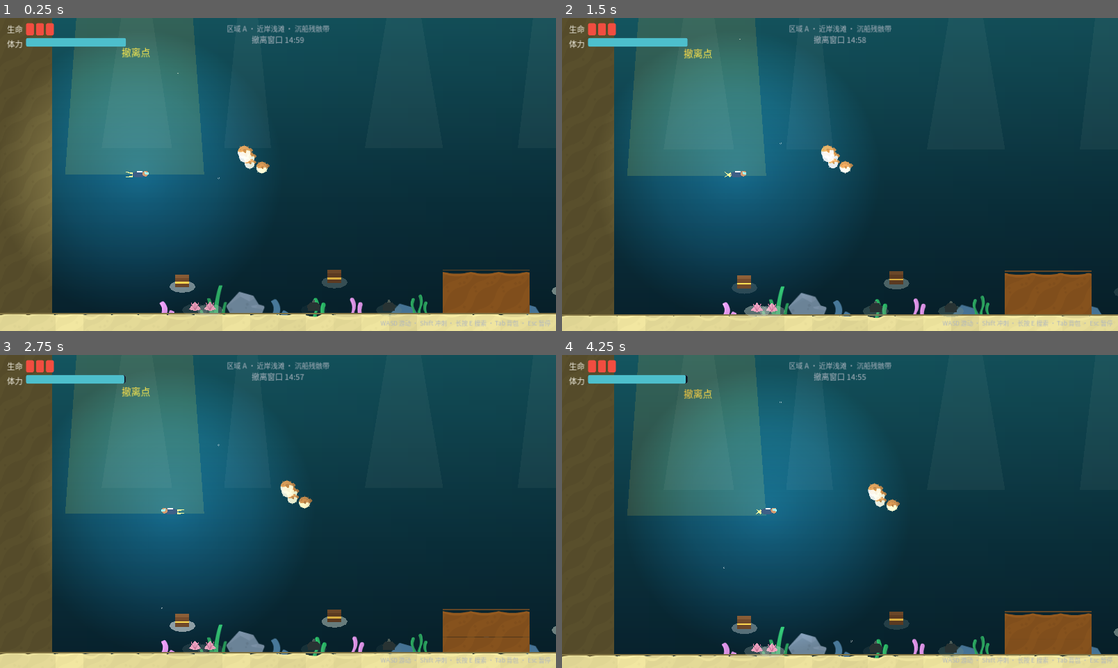
Above: before the commit, frames 1-4 (two rows, left to right).
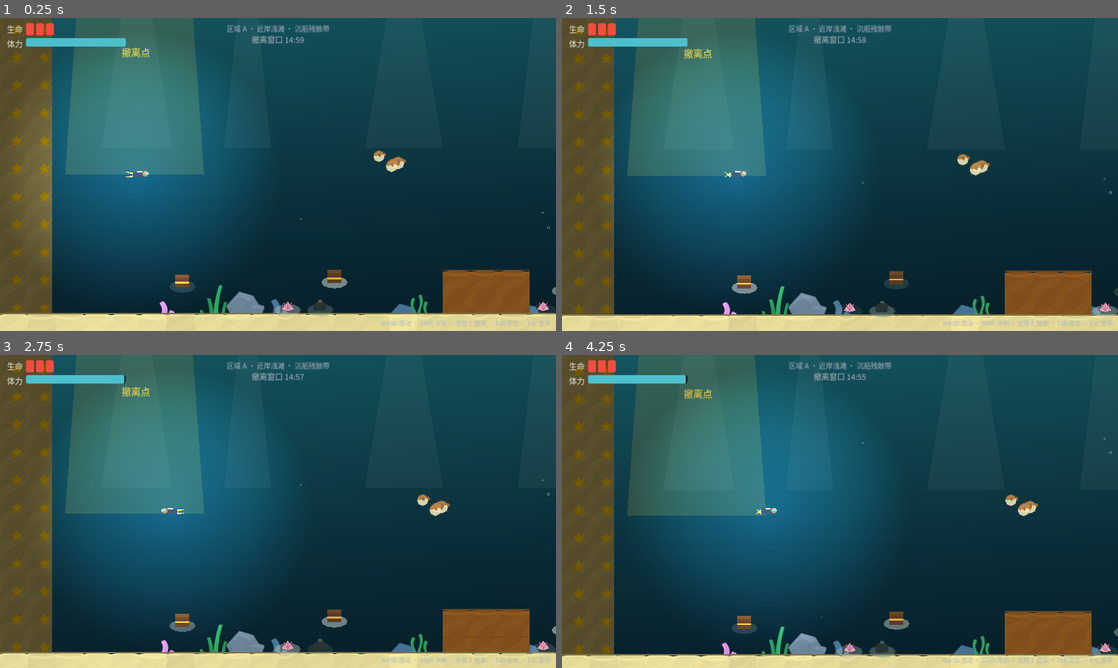
Above: after the commit, the same moments.

Repository: Djjvcgh/deep-sea-scavenger
Game: Godot game, scene res://scenes/underwater.tscn
Same seed, same stepped clock (60 frames per second), same inputs: the game is played once before the commit and once after it. This scene is started directly instead of the project's main scene.
Inputs (mouse positions are in pixels of both pictures, inside the frame that each line leads up to):
- Up to frame 1 (0.25 s): no input
- Up to frame 2 (1.5 s): move the mouse to (962, 158) at 0.52 s; hold D (move_right) from 0.53 s (still down); tap Space (attack) at 0.6 s; click (962, 158) at 0.67 s; tap W (move_up) at 0.77 s; move the mouse to (728, 190) at 1.27 s; tap E (interact) at 1.35 s
- Up to frame 3 (2.75 s): tap W (move_up) at 1.52 s; move the mouse to (333, 442) at 2.02 s; release D (move_right) at 2.03 s; hold A (move_left) from 2.03 s (still down); hold Shift (sprint) from 2.03 s (still down)
- Up to frame 4 (4.25 s): move the mouse to (812, 574) at 2.77 s; release A (move_left) at 2.78 s; release Shift (sprint) at 2.78 s; hold D (move_right) from 2.78 s (still down); tap Space (attack) at 2.85 s; click (812, 574) at 2.92 s; tap W (move_up) at 3.02, 3.77 s; move the mouse to (1006, 558) at 3.52 s; hold E (interact) from 3.53 s (still down)

The runs differ from the first frame. In frame 1, 2.1% of the frame differs, in the area x 0-99%, y 2-96%; in frame 2, 2.1%; in frame 3, 1.9%; in frame 4, 2.2%, in the area x 0-100%, y 3-97%.

Commit message:
V0.4阶段3：随机沉船遗址——商船/海盗船/祭祀船三类模板（甲板口+侧舱门可穿行），变体锚点种子激活0~2艘，5件新高价值宝物与沉船掉落池，发现提示与祭祀惊鲨事件

Diff:
--- a/scripts/item_db.gd
+++ b/scripts/item_db.gd
@@ -42,6 +42,27 @@
 	"cursed_idol": {
 		"name": "诅咒神像", "value": 280, "slots": 5, "search_time": 7.0,
 		"color": Color(0.62, 0.32, 0.78), "rare": true,
+	},
+	# ---- V0.4 沉船高价值宝物（洞穴海蛇掉落 深海蛇珠） ----
+	"captain_compass": {
+		"name": "船长罗盘", "value": 220, "slots": 2, "search_time": 4.0,
+		"color": Color(0.9, 0.62, 0.2), "rare": true,
+	},
+	"gold_sextant": {
+		"name": "黄金六分仪", "value": 360, "slots": 3, "search_time": 5.0,
+		"color": Color(0.95, 0.72, 0.18), "rare": true,
+	},
+	"ritual_relic": {
+		"name": "古代祭祀遗物", "value": 420, "slots": 4, "search_time": 6.0,
+		"color": Color(0.4, 0.85, 0.8), "rare": true,
+	},
+	"cursed_relic": {
+		"name": "诅咒宝物", "value": 340, "slots": 3, "search_time": 6.0,
+		"color": Color(0.55, 0.25, 0.66), "rare": true,
+	},
+	"serpent_pearl": {
+		"name": "深海蛇珠", "value": 400, "slots": 3, "search_time": 5.5,
+		"color": Color(0.2, 0.7, 0.62), "rare": true,
 	},
 }
 
@@ -122,3 +143,35 @@
 	"B": {"bronze_coins": 0.15, "silver_platter": 0.45, "gold_cup": 0.40},
 	"C": {"silver_platter": 0.10, "gold_cup": 0.50, "cursed_idol": 0.40},
 }
+
+# ---- V0.4 沉船遗址掉落池（key 对应容器房间：商船货舱/海盗货舱/船长室/祭祀坛） ----
+const WRECK_LOOT := {
+	"merchant": {
+		"count": {2: 6, 3: 4},
+		"pool": {"silver_platter": 0.40, "gold_cup": 0.25, "bronze_coins": 0.20, "old_coin": 0.15},
+		"quality": "B",
+	},
+	"pirate_cargo": {
+		"count": {2: 7, 3: 3},
+		"pool": {"gold_cup": 0.40, "silver_platter": 0.30, "bronze_coins": 0.30},
+		"quality": "B",
+	},
+	"pirate_captain": {
+		"count": {1: 1},
+		"pool": {"captain_compass": 0.55, "gold_sextant": 0.45},
+		"bonus_pool": {"gold_cup": 0.6, "silver_platter": 0.4},
+		"quality": "captain",
+	},
+	"ritual": {
+		"count": {1: 5, 2: 5},
+		"pool": {"ritual_relic": 0.50, "cursed_relic": 0.35, "cursed_idol": 0.15},
+		"quality": "C",
+	},
+}
+
+## 沉船容器品质权重（船长室明显更好；B/C 复用区域宝箱品质表）
+const WRECK_QUALITY_WEIGHTS := {
+	"B": {"worn": 25, "standard": 45, "fine": 25, "pristine": 5},
+	"C": {"worn": 10, "standard": 35, "fine": 35, "pristine": 20},
+	"captain": {"worn": 0, "standard": 25, "fine": 45, "pristine": 30},
+}
--- a/scripts/map_data.gd
+++ b/scripts/map_data.gd
@@ -87,7 +87,7 @@
 	"B": [
 		{
 			"name": "沉船残骸",
-			"solids": [[2250, 700, 550, 250, "wreck"], [2150, 540, 350, 60, "wreck"],
+			"solids": [[2700, 870, 90, 80, "wreck"], [2150, 540, 350, 60, "wreck"],
 				[2900, 150, 50, 280, "wreck"], [2020, 700, 50, 90, "wreck"],
 				[1985, 640, 70, 70, "rock"], [2350, 260, 80, 80, "rock"],
 				[2740, 240, 70, 70, "rock"], [1800, 860, 120, 90, "rock"],
@@ -95,15 +95,17 @@
 			"chests": [Vector2(1950, 880), Vector2(2350, 630), Vector2(2700, 500),
 				Vector2(3050, 880), Vector2(3250, 880)],
 			"patrols": [[1850.0, 2350.0, 400.0], [2850.0, 3350.0, 660.0]],
+			"wreck_anchors": [{"x": 2360.0, "kinds": ["merchant", "pirate", "ritual"]}],
 		},
 		{
 			"name": "双桅废墟",
-			"solids": [[2400, 720, 430, 230, "wreck"], [2350, 560, 500, 60, "wreck"],
+			"solids": [[2650, 560, 200, 60, "wreck"],
 				[2600, 180, 45, 260, "wreck"], [3050, 200, 45, 300, "wreck"],
 				[1850, 700, 90, 140, "rock"], [3260, 690, 80, 80, "rock"]],
 			"chests": [Vector2(1950, 880), Vector2(2250, 620), Vector2(2700, 480),
 				Vector2(3000, 880), Vector2(3300, 880)],
 			"patrols": [[1800.0, 2300.0, 420.0], [2900.0, 3350.0, 620.0]],
+			"wreck_anchors": [{"x": 2425.0, "kinds": ["merchant", "pirate", "ritual"]}],
 		},
 		{
 			"name": "尖塔礁林",
@@ -126,13 +128,14 @@
 		},
 		{
 			"name": "沉船坟场",
-			"solids": [[1800, 780, 250, 170, "wreck"], [2500, 760, 280, 190, "wreck"],
+			"solids": [[1800, 780, 250, 170, "wreck"],
 				[2150, 150, 45, 290, "wreck"], [2700, 150, 45, 240, "wreck"],
 				[1950, 650, 70, 300, "rock"], [3050, 300, 90, 90, "rock"],
 				[3350, 690, 70, 140, "rock"]],
 			"chests": [Vector2(2100, 880), Vector2(2400, 620), Vector2(2750, 500),
 				Vector2(3050, 880), Vector2(3250, 880)],
 			"patrols": [[2320.0, 2800.0, 430.0], [2900.0, 3350.0, 620.0]],
+			"wreck_anchors": [{"x": 2570.0, "kinds": ["merchant", "pirate", "ritual"]}],
 		},
 	],
 	"C": [
@@ -160,9 +163,10 @@
 			"chests": [Vector2(3520, 880), Vector2(3900, 880), Vector2(4170, 880),
 				Vector2(4830, 880)],
 			"patrols": [[3700.0, 4300.0, 800.0], [4620.0, 5050.0, 600.0]],
-		},
-		{
-			"name": "石林回廊",
+			"wreck_anchors": [{"x": 4520.0, "kinds": ["merchant"]}],
+		},
+	{
+		"name": "石林回廊",
 			"solids": [[3700, 520, 80, 240, "rock"], [4100, 540, 80, 200, "rock"],
 				[4500, 520, 90, 260, "rock"], [3950, 520, 60, 140, "rock"],
 				[4700, 650, 240, 160, "rock"]],
@@ -185,6 +189,62 @@
 const LIGHT_SHAFTS := [
 	[150, 90], [420, 60], [760, 100], [1100, 70], [1500, 90],
 ]
+
+
+## ---- V0.4 可探索沉船遗址 ----
+## 模板坐标相对锚点（锚点 = 船体中线与海床顶的交点）。rects 形成封闭船体：
+## 底板 / 两舷（带 58px 侧舱门 y-84..-26，底层爬行道可从船内穿过）/ 甲板（留 ≥46px 入舱口）/ 桅杆。
+## spots 为舱内容器点（相对锚点）。
+const WRECK_TEMPLATES := {
+	"merchant": {
+		"name": "普通商船",
+		"rects": [
+			[-230, -14, 460, 14],
+			[-236, -110, 18, 26], [-236, -26, 18, 12],
+			[218, -110, 18, 26], [218, -26, 18, 12],
+			[-236, -126, 170, 16], [-20, -126, 230, 16], [-60, -220, 14, 94],
+		],
+		"entrance": [-66.0, -20.0],
+		"spots": [Vector2(-120, -44), Vector2(110, -44)],
+		"interior": Rect2(-218, -110, 436, 96),
+	},
+	"pirate": {
+		"name": "海盗船",
+		"rects": [
+			[-280, -14, 560, 14],
+			[-286, -120, 18, 36], [-286, -26, 18, 12],
+			[268, -120, 18, 36], [268, -26, 18, 12],
+			[-286, -136, 190, 16], [-50, -136, 240, 16], [-30, -240, 16, 104],
+			[40, -64, 16, 50],
+		],
+		"entrance": [-96.0, -50.0],
+		"spots": [Vector2(-150, -44), Vector2(180, -44)],
+		"interior": Rect2(-268, -120, 536, 106),
+		"captain_room": Rect2(56, -120, 212, 106),
+	},
+	"ritual": {
+		"name": "祭祀船",
+		"rects": [
+			[-210, -14, 420, 14],
+			[-216, -116, 18, 32], [-216, -26, 18, 12],
+			[198, -116, 18, 32], [198, -26, 18, 12],
+			[-216, -132, 140, 16], [-30, -132, 210, 16], [-70, -226, 14, 94],
+			[-45, -60, 90, 46],
+		],
+		"entrance": [-76.0, -30.0],
+		"spots": [Vector2(0, -92)],
+		"interior": Rect2(-198, -116, 396, 102),
+	},
+}
+
+## 沉船稀有度权重（普通商船 / 海盗船 / 祭祀船），锚点激活时按此选型
+const WRECK_KIND_WEIGHTS := {"merchant": 0.6, "pirate": 0.3, "ritual": 0.1}
+
+## 每个锚点激活为沉船的概率
+const WRECK_ANCHOR_CHANCE := 0.8
+
+## 海床顶 y（沉船锚点所在），B/C 一致
+const WRECK_FLOOR_Y := 950.0
 
 
 ## 共享骨架 + 指定变体的完整实体地形
--- a/scripts/shark_ai.gd
+++ b/scripts/shark_ai.gd
@@ -164,6 +164,15 @@
 	_animate()
 
 
+## 外部事件惊动（如祭祀宝物被扰动）：立刻进入警戒游向玩家。
+func disturb() -> void:
+	if dead or state == State.CHASE or state == State.FLEE:
+		return
+	_alert_left = BalanceRes.SHARK_ALERT_TIME
+	Sfx.play("alert", -4.0)
+	_enter(State.ALERT)
+
+
 func _enter(s: int) -> void:
 	if state == s:
 		return
--- a/scripts/underwater.gd
+++ b/scripts/underwater.gd
@@ -6,6 +6,7 @@
 const BalanceRes := preload("res://scripts/balance.gd")
 const ItemDBRes := preload("res://scripts/item_db.gd")
 const PlayerScript := preload("res://scripts/player.gd")
+const WreckGenRes := preload("res://scripts/wreck_gen.gd")
 
 const ChestScene := preload("res://scenes/treasure_chest.tscn")
 const SharkScene := preload("res://scenes/shark.tscn")
@@ -35,6 +36,14 @@
 	"background_seaweed_c", "background_seaweed_d", "background_seaweed_e",
 	"background_seaweed_f", "background_seaweed_g", "background_seaweed_h"]
 
+# 沉船内容器的展示样式（key 对应 ItemDB.WRECK_LOOT 的房间池）
+const WRECK_CHEST_STYLE := {
+	"merchant": {"name": "货舱宝箱", "glow": Color(0.5, 0.85, 0.85, 0.65)},
+	"pirate_cargo": {"name": "海盗货舱宝箱", "glow": Color(0.95, 0.78, 0.25, 0.75)},
+	"pirate_captain": {"name": "船长室宝箱", "glow": Color(0.98, 0.6, 0.15, 0.85)},
+	"ritual": {"name": "祭祀宝箱", "glow": Color(0.7, 0.4, 0.85, 0.85)},
+}
+
 var player: CharacterBody2D
 var hud: CanvasLayer
 var inventory_panel: CanvasLayer
@@ -50,6 +59,9 @@
 
 var _rng := RandomNumberGenerator.new()
 var _chosen := {}              # zone -> {"index": int, "variant": Dictionary}
+var _wrecks: Array = []        # 本次下潜生成的沉船遗址（WreckGen.generate 结果）
+var _wreck_solids := {}        # zone -> 沉船实体矩形（并入地形系统）
+var _wreck_seen := {}          # 已提示过发现的沉船下标
 var _extract_area: Area2D
 var _seaweeds: Array = []
 var _bubbles: Array = []
@@ -77,6 +89,7 @@
 	_build_terrain()
 	_build_extraction()
 	_spawn_chests()
+	_spawn_wreck_containers()
 	_spawn_containers()
 	_spawn_cache()
 	_spawn_sharks()
@@ -131,6 +144,12 @@
 		var variants: Array = MapDataRes.ZONE_VARIANTS[zone]
 		var index := _rng.randi_range(0, variants.size() - 1)
 		_chosen[zone] = {"index": index, "variant": variants[index]}
+	# 沉船遗址：按种子激活变体锚点（0~2 艘，合法性由变体数据校验保证）
+	_wrecks = WreckGenRes.generate(_rng, _chosen)
+	_wreck_solids = {"A": [], "B": [], "C": []}
+	for w in _wrecks:
+		for r in w["rects"]:
+			_wreck_solids[w["zone"]].append([r.position.x, r.position.y, r.size.x, r.size.y, "wreck"])
 
 
 func get_zone_label() -> String:
@@ -172,7 +191,21 @@
 	if in_extraction and not player.is_searching() and Input.is_action_just_pressed("interact"):
 		_end_dive(true)
 		return
+	_update_wreck_discovery()
 	_update_boss_trigger(delta)
+
+
+## 进入沉船内部时的一次性发现提示。
+func _update_wreck_discovery() -> void:
+	for wi in _wrecks.size():
+		if _wreck_seen.has(wi):
+			continue
+		var interior: Rect2 = _wrecks[wi]["interior"]
+		if interior.has_point(player.global_position):
+			_wreck_seen[wi] = true
+			var wname: String = MapDataRes.WRECK_TEMPLATES[_wrecks[wi]["kind"]]["name"]
+			hud.spawn_notice("发现沉船遗址：%s" % wname, UICommon.GOLD)
+			Sfx.play("click", -4.0)
 
 
 ## 携带诅咒神像时，深渊巨影会在短暂延迟后苏醒。
@@ -314,6 +347,71 @@
 				"loot": _make_chest_provider(zone),
 				"glow": ZONE_GLOWS[zone],
 			})
+
+
+## 沉船遗址：舱体阴影 + 舱内可搜索容器（掉落来自 WRECK_LOOT 房间池）。
+func _spawn_wreck_containers() -> void:
+	for wi in _wrecks.size():
+		var wreck: Dictionary = _wrecks[wi]
+		var interior: Rect2 = wreck["interior"]
+		var shadow := Polygon2D.new()
+		shadow.polygon = PackedVector2Array([
+			interior.position, interior.position + Vector2(interior.size.x, 0),
+			interior.end, interior.position + Vector2(0, interior.size.y)])
+		shadow.color = Color(0.01, 0.03, 0.06, 0.4)
+		shadow.z_index = 1
+		add_child(shadow)
+		for si in wreck["spots"].size():
+			var pool_key := _wreck_pool_key(wreck["kind"], si)
+			var style: Dictionary = WRECK_CHEST_STYLE[pool_key]
+			var c := ChestScene.instantiate()
+			c.position = wreck["spots"][si]
+			add_child(c)
+			c.setup_container({
+				"kind": "chest",
+				"name": String(style["name"]),
+				"search_time": float(ItemDBRes.CONTAINERS["chest"]["search_time"]),
+				"loot": _make_wreck_provider(pool_key, wreck["anchor"]),
+				"glow": style["glow"],
+			})
+
+
+## 房间池 key：海盗船 0 号点=货舱、1 号点=船长室；其余类型单池。
+func _wreck_pool_key(kind: String, spot_index: int) -> String:
+	if kind == "pirate":
+		return "pirate_cargo" if spot_index == 0 else "pirate_captain"
+	return kind
+
+
+func _make_wreck_provider(pool_key: String, anchor: Vector2) -> Callable:
+	return func() -> Array: return _roll_wreck_loot(pool_key, anchor)
+
+
+func _roll_wreck_loot(pool_key: String, anchor: Vector2) -> Array:
+	var cfg: Dictionary = ItemDBRes.WRECK_LOOT[pool_key]
+	var out: Array = []
+	var count := int(_weighted_roll(cfg["count"]))
+	for i in count:
+		out.append({
+			"id": String(_weighted_roll(cfg["pool"])),
+			"quality": String(_weighted_roll(ItemDBRes.WRECK_QUALITY_WEIGHTS[cfg["quality"]])),
+		})
+	if cfg.has("bonus_pool"):
+		out.append({"id": String(_weighted_roll(cfg["bonus_pool"])),
+			"quality": String(_weighted_roll(ItemDBRes.WRECK_QUALITY_WEIGHTS[cfg["quality"]]))})
+	if pool_key == "ritual":
+		_disturb_sharks(anchor)
+	return out
+
+
+## 祭祀宝物被扰动：附近鲨群立刻警觉游向玩家（沉船的危险事件）。
+func _disturb_sharks(from_pos: Vector2) -> void:
+	if hud == null:
+		return
+	hud.spawn_notice("祭祀船的诅咒惊动了附近的鲨群！", UICommon.ORANGE)
+	for s in get_tree().get_nodes_in_group("sharks"):
+		if s.global_position.distance_to(from_pos) < 620.0:
+			s.disturb()
 
 
 ## 小型容器（海贝/垃圾袋）：按种子沿海床散布，避开实体与宝箱点。
@@ -443,7 +541,7 @@
 
 
 func _solids_for(zone: String) -> Array:
-	return MapDataRes.variant_solids(zone, _chosen[zone]["index"])
+	return MapDataRes.variant_solids(zone, _chosen[zone]["index"]) + _wreck_solids.get(zone, [])
 
 
 func _all_solids() -> Array:
--- /dev/null
+++ b/scripts/wreck_gen.gd
@@ -0,0 +1,104 @@
+class_name WreckGen
+## 可探索沉船的种子化生成。
+## 沉船锚点由地图变体数据手工指定（"手工模块 + 随机种子"），每次下潜按种子
+## 决定锚点是否激活与船型；合法性由 run_tests 对全部变体锚点做校验兜底。
+
+const MapDataRes := preload("res://scripts/map_data.gd")
+
+## 沉船外扩安全间隙（船体与岩石/宝箱点等的最小间距）
+const CLEARANCE := 20.0
+## 玩家胶囊通行盒（含 2px 余量）：通道/舱门按此判定
+const PASS_BOX_SIZE := Vector2(28, 34)
+
+
+## 从已选变体生成沉船列表。rng 为已注入种子的随机数流。
+## 返回：{kind, zone, anchor: Vector2, rects: Array[Rect2], spots: Array[Vector2],
+##        interior: Rect2, captain_room: Rect2(可选)}
+static func generate(rng: RandomNumberGenerator, chosen: Dictionary) -> Array:
+	var out: Array = []
+	for zone in ["B", "C"]:
+		var variant: Dictionary = chosen[zone]["variant"]
+		for anchor_cfg in variant.get("wreck_anchors", []):
+			if rng.randf() >= MapDataRes.WRECK_ANCHOR_CHANCE:
+				continue
+			var kind := _pick_kind(rng, anchor_cfg["kinds"])
+			out.append(_build(kind, zone, Vector2(anchor_cfg["x"], MapDataRes.WRECK_FLOOR_Y)))
+	return out
+
+
+static func _pick_kind(rng: RandomNumberGenerator, kinds: Array) -> String:
+	var total := 0.0
+	for k in kinds:
+		total += float(MapDataRes.WRECK_KIND_WEIGHTS[k])
+	var r := rng.randf() * total
+	var acc := 0.0
+	for k in kinds:
+		acc += float(MapDataRes.WRECK_KIND_WEIGHTS[k])
+		if r <= acc:
+			return k
+	return String(kinds.back())
+
+
+static func _build(kind: String, zone: String, anchor: Vector2) -> Dictionary:
+	var tpl: Dictionary = MapDataRes.WRECK_TEMPLATES[kind]
+	var wreck := {
+		"kind": kind, "zone": zone, "anchor": anchor,
+		"rects": _world_rects(tpl, anchor), "spots": [],
+		"interior": _offset_rect(tpl["interior"], anchor),
+	}
+	for s in tpl["spots"]:
+		wreck["spots"].append(anchor + s)
+	if tpl.has("captain_room"):
+		wreck["captain_room"] = _offset_rect(tpl["captain_room"], anchor)
+	return wreck
+
+
+static func _world_rects(tpl: Dictionary, anchor: Vector2) -> Array:
+	var out: Array = []
+	for r in tpl["rects"]:
+		out.append(Rect2(anchor.x + r[0], anchor.y + r[1], r[2], r[3]))
+	return out
+
+
+static func _offset_rect(r: Rect2, anchor: Vector2) -> Rect2:
+	return Rect2(r.position + anchor, r.size)
+
+
+## 布置合法性校验（run_tests 与生成共用）。
+## rects 为沉船船体（世界坐标），base_solids/chest_spots/patrols 为所在变体数据。
+static func placement_ok(rects: Array, base_solids: Array, chest_spots: Array,
+		patrols: Array) -> bool:
+	# 1) 与已有非海床实体保持安全间隙（沉船底板贴着海床是正确姿态）
+	for wr in rects:
+		for r in base_solids:
+			if r[4] == "sand":
+				continue
+			var rect := Rect2(r[0], r[1], r[2], r[3]).grow(CLEARANCE)
+			if (wr as Rect2).intersects(rect):
+				return false
+	# 2) 三条安全通道：玩家胶囊通行盒不被船体截断（侧舱门保证可从船内穿过）
+	for sample in MapDataRes.lane_samples():
+		var pass_box := Rect2(sample[0].x - PASS_BOX_SIZE.x * 0.5,
+			sample[0].y - PASS_BOX_SIZE.y * 0.5, PASS_BOX_SIZE.x, PASS_BOX_SIZE.y)
+		for wr in rects:
+			if (wr as Rect2).intersects(pass_box):
+				return false
+	# 3) 不压海底宝箱点
+	for cs in chest_spots:
+		for wr in rects:
+			if _circle_vs_rect(cs, 70.0, wr):
+				return false
+	# 4) 巡逻带不穿船体
+	for p in patrols:
+		var band := Rect2(p[0] - 30, p[2] - 16, p[1] - p[0] + 60, 32)
+		for wr in rects:
+			if band.intersects(wr):
+				return false
+	return true
+
+
+static func _circle_vs_rect(p: Vector2, radius: float, rect: Rect2) -> bool:
+	var closest := Vector2(
+		clampf(p.x, rect.position.x, rect.end.x),
+		clampf(p.y, rect.position.y, rect.end.y))
+	return closest.distance_to(p) < radius
--- a/tests/run_tests.gd
+++ b/tests/run_tests.gd
@@ -15,6 +15,7 @@
 	failures += _test_save_roundtrip()
 	failures += _test_map_data()
 	failures += _test_icons()
+	failures += _test_wrecks()
 	failures += _test_loot_randomness()
 	_print_result()
 	quit(1 if failures > 0 else 0)
@@ -386,6 +387,112 @@
 	return tex != null and tex.get_width() == 64 and tex.get_height() == 64
 
 
+func _test_wrecks() -> int:
+	print("[随机沉船]")
+	var WreckGenC = load("res://scripts/wreck_gen.gd")
+	# 模板结构不变量：甲板入舱口与两舷侧舱门均可通行（玩家胶囊 24×34）
+	for kind in MapData.WRECK_TEMPLATES:
+		var tpl: Dictionary = MapData.WRECK_TEMPLATES[kind]
+		var rects: Array = tpl["rects"]
+		var entrance: Array = tpl["entrance"]
+		var gap: float = float(entrance[1]) - float(entrance[0])
+		_check(gap >= 46.0, "%s 甲板入舱口宽 %dpx ≥ 46" % [kind, int(gap)])
+		var cx: float = (float(entrance[0]) + float(entrance[1])) * 0.5
+		var interior: Rect2 = tpl["interior"]
+		var blocked := false
+		for r in rects:
+			var rect := Rect2(r[0], r[1], r[2], r[3])
+			if cx > rect.position.x and cx < rect.end.x and rect.end.y <= interior.position.y + 1.0:
+				blocked = true
+		_check(not blocked, "%s 入舱口垂直可达舱内" % kind)
+		# 侧舱门：两舷中线处的胶囊盒不被船体截断
+		var min_x := 99999.0
+		var max_x := -99999.0
+		for r in rects:
+			min_x = minf(min_x, r[0])
+			max_x = maxf(max_x, r[0] + r[2])
+		var door_fail := 0
+		for wall_cx in [min_x + 9.0, max_x - 9.0]:
+			var pass_box := Rect2(wall_cx - 14.0, -72.0, 28.0, 34.0)
+			for r in rects:
+				if pass_box.intersects(Rect2(r[0], r[1], r[2], r[3])):
+					_check_quiet(false, "%s 侧舱门 x=%.0f 被船体 %s 截断" % [kind, wall_cx, r])
+					door_fail += 1
+		_check(door_fail == 0, "%s 两舷侧舱门可通行" % kind)
+		var spot_fail := 0
+		for spot in tpl["spots"]:
+			for r in rects:
+				if WreckGenC._circle_vs_rect(Vector2(spot.x, spot.y), 24.0,
+						Rect2(r[0], r[1], r[2], r[3])):
+					_check_quiet(false, "%s 容器点 %s 撞到船体 %s" % [kind, spot, r])
+					spot_fail += 1
+		_check(spot_fail == 0, "%s 舱内容器点不与船体重叠" % kind)
+
+	# 全部变体锚点合法性：不压实体 / 通道胶囊盒贯通 / 不压宝箱点 / 不穿巡逻带
+	var anchor_zone_count := 0
+	var anchor_fail := 0
+	for zone in ["B", "C"]:
+		for vi in MapData.ZONE_VARIANTS[zone].size():
+			var v: Dictionary = MapData.ZONE_VARIANTS[zone][vi]
+			var solids: Array = MapData.SHARED_SOLIDS + v["solids"]
+			for anchor_cfg in v.get("wreck_anchors", []):
+				anchor_zone_count += 1
+				for kind in anchor_cfg["kinds"]:
+					var tpl: Dictionary = MapData.WRECK_TEMPLATES[kind]
+					var anchor := Vector2(anchor_cfg["x"], MapData.WRECK_FLOOR_Y)
+					var rects: Array = WreckGenC._world_rects(tpl, anchor)
+					var tag: String = "%s%d(%s)@%.0f %s" % [zone, vi, v["name"], anchor_cfg["x"], kind]
+					if not WreckGenC.placement_ok(rects, solids, v["chests"], v["patrols"]):
+						_check_quiet(false, "锚点非法：%s" % tag)
+						anchor_fail += 1
+				# 锚点自带容器点不与变体宝箱点重叠
+				for kind in anchor_cfg["kinds"]:
+					for s in MapData.WRECK_TEMPLATES[kind]["spots"]:
+						for cs in v["chests"]:
+							if anchor_cfg["x"] + s.x > cs.x - 70.0 and anchor_cfg["x"] + s.x < cs.x + 70.0 \
+									and MapData.WRECK_FLOOR_Y + s.y > cs.y - 70.0 \
+									and MapData.WRECK_FLOOR_Y + s.y < cs.y + 70.0:
+								_check_quiet(false, "锚点容器点撞宝箱点：%s%d %s" % [zone, vi, kind])
+								anchor_fail += 1
+	_check(anchor_fail == 0, "%d 个变体锚点全部合法" % anchor_zone_count)
+	_check(anchor_zone_count == 4, "共 4 个沉船锚点（B0/B1/B4/C2）")
+
+	# 200 种子：确定性 + 类型分布
+	var total := 0
+	var kind_seen := {}
+	var nondet := 0
+	for seed_i in 200:
+		var rng := RandomNumberGenerator.new()
+		rng.seed = seed_i
+		var chosen := {}
+		for zone in ["A", "B", "C"]:
+			chosen[zone] = {"index": rng.randi_range(0, MapData.ZONE_VARIANTS[zone].size() - 1)}
+		for zone in ["A", "B", "C"]:
+			chosen[zone]["variant"] = MapData.ZONE_VARIANTS[zone][chosen[zone]["index"]]
+		var wrecks: Array = WreckGenC.generate(rng, chosen)
+		total += wrecks.size()
+		for w in wrecks:
+			kind_seen[w["kind"]] = true
+		var rng2 := RandomNumberGenerator.new()
+		rng2.seed = seed_i
+		var chosen2 := {}
+		for zone in ["A", "B", "C"]:
+			chosen2[zone] = {"index": rng2.randi_range(0, MapData.ZONE_VARIANTS[zone].size() - 1)}
+		for zone in ["A", "B", "C"]:
+			chosen2[zone]["variant"] = MapData.ZONE_VARIANTS[zone][chosen2[zone]["index"]]
+		var wrecks2: Array = WreckGenC.generate(rng2, chosen2)
+		if wrecks2.size() != wrecks.size():
+			nondet += 1
+		else:
+			for wi in wrecks.size():
+				if wrecks[wi]["anchor"] != wrecks2[wi]["anchor"] or wrecks[wi]["kind"] != wrecks2[wi]["kind"]:
+					nondet += 1
+	_check(nondet == 0, "同种子生成结果可复现")
+	_check(kind_seen.size() == 3, "三种沉船类型都出现过（实际 %d 种）" % kind_seen.size())
+	_check(total > 80, "200 局共生成 %d 艘沉船（激活率合理）" % total)
+	return 0
+
+
 func _test_loot_randomness() -> int:
 	print("[掉落随机性]")
 	var scene = load("res://scenes/underwater.tscn").instantiate()
@@ -401,4 +508,25 @@
 	_check(qualities.get("pristine", 0) > 0, "出现完美品质")
 	_check(qualities.get("standard", 0) > 0, "出现标准品质")
 	_check(type_seen.size() >= 2, "掉落类型多样（实际 %d 种）" % type_seen.size())
-	return 0
+
+	# 沉船掉落池：id/品质合法，船长室必出罗盘或六分仪
+	var pool_bad := 0
+	for pool_key in ItemDB.WRECK_LOOT:
+		var cfg: Dictionary = ItemDB.WRECK_LOOT[pool_key]
+		for id in cfg["pool"]:
+			if not ItemDB.TREASURES.has(id):
+				_check_quiet(false, "沉船池 %s 引用不存在的宝物 %s" % [pool_key, id])
+				pool_bad += 1
+		if cfg.has("bonus_pool"):
+			for id in cfg["bonus_pool"]:
+				if not ItemDB.TREASURES.has(id):
+					_check_quiet(false, "沉船池 %s 加成引用不存在的宝物 %s" % [pool_key, id])
+					pool_bad += 1
+	_check(pool_bad == 0, "沉船掉落池引用合法")
+	var captain_seen := {}
+	for i in 60:
+		for entry in scene._roll_wreck_loot("pirate_captain", Vector2.ZERO):
+			captain_seen[entry["id"]] = true
+	_check(captain_seen.has("captain_compass") and captain_seen.has("gold_sextant"),
+		"船长室 60 次掉落覆盖罗盘与六分仪（实际 %d 种）" % captain_seen.size())
+	return 0
